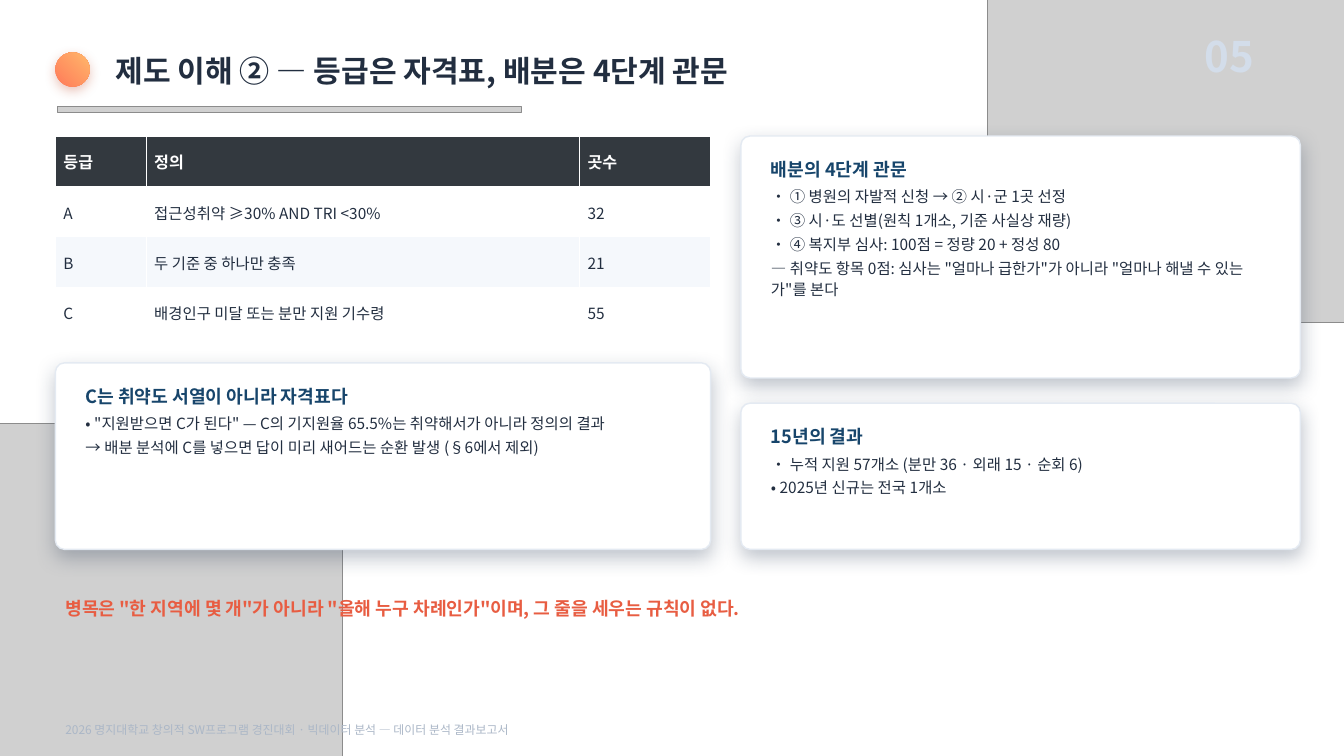
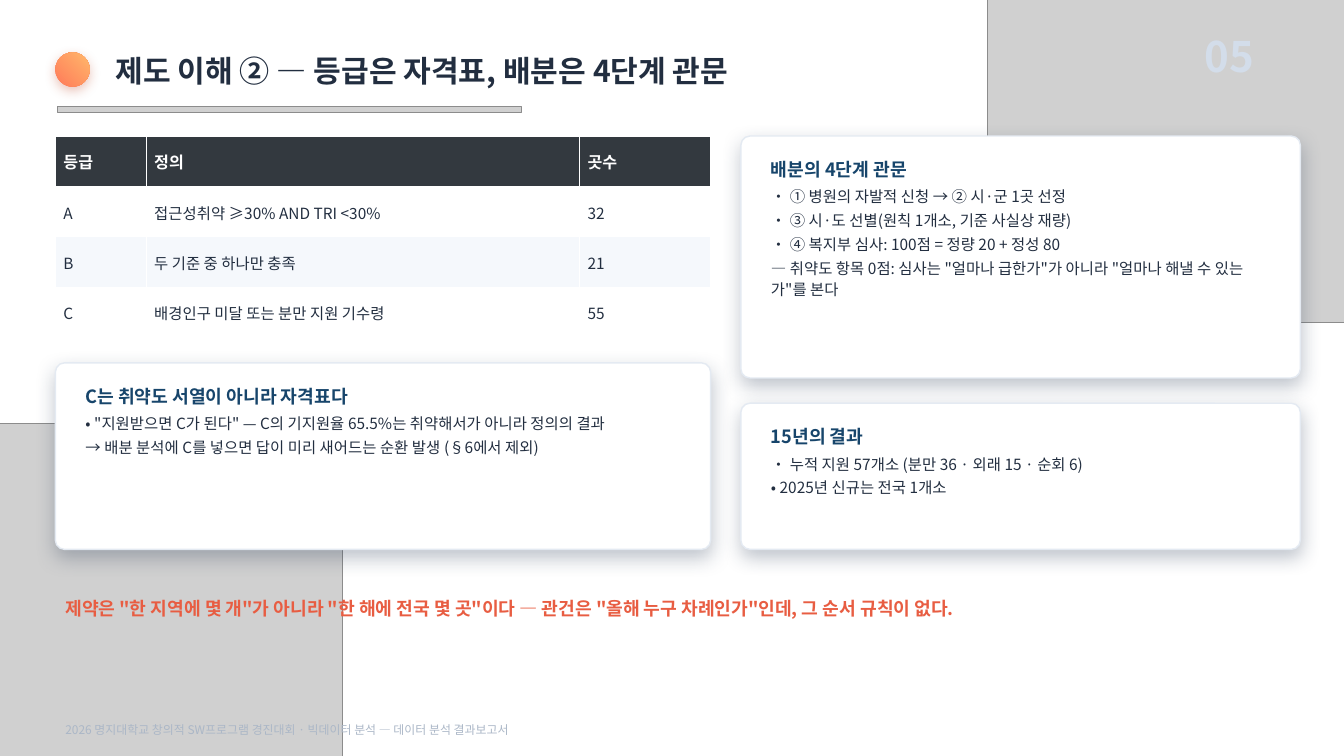
Before and after one commit to karvvan/maternity-care-policy-audit, a slide deck: slide 5 of 04_제출물/데이터분석_결과보고서.pptx. Drawn at 1344x756 pixels with LibreOffice and Linux fonts; fonts in the diff are those of the drawing; grey boxes stand for pictures. Boxes give left, top, right and bottom in pixels: in the first picture for what was removed or moved away, otherwise in the second. Text is boxed around its words. In the diff, an @@ line names an element or a change of style, - is before the commit and + after.

```diff
--- a/04_제출물/데이터분석_결과보고서.pptx
+++ b/04_제출물/데이터분석_결과보고서.pptx
@@ text at [65,597,954,621]: text changed @@
-병목은 "한 지역에 몇 개"가 아니라 "올해 누구 차례인가"이며, 그 줄을 세우는 규칙이 없다.
+제약은 "한 지역에 몇 개"가 아니라 "한 해에 전국 몇 곳"이다 — 관건은 "올해 누구 차례인가"인데, 그 순서 규칙이 없다.
```
Also in this commit, not shown: 3 other files.
